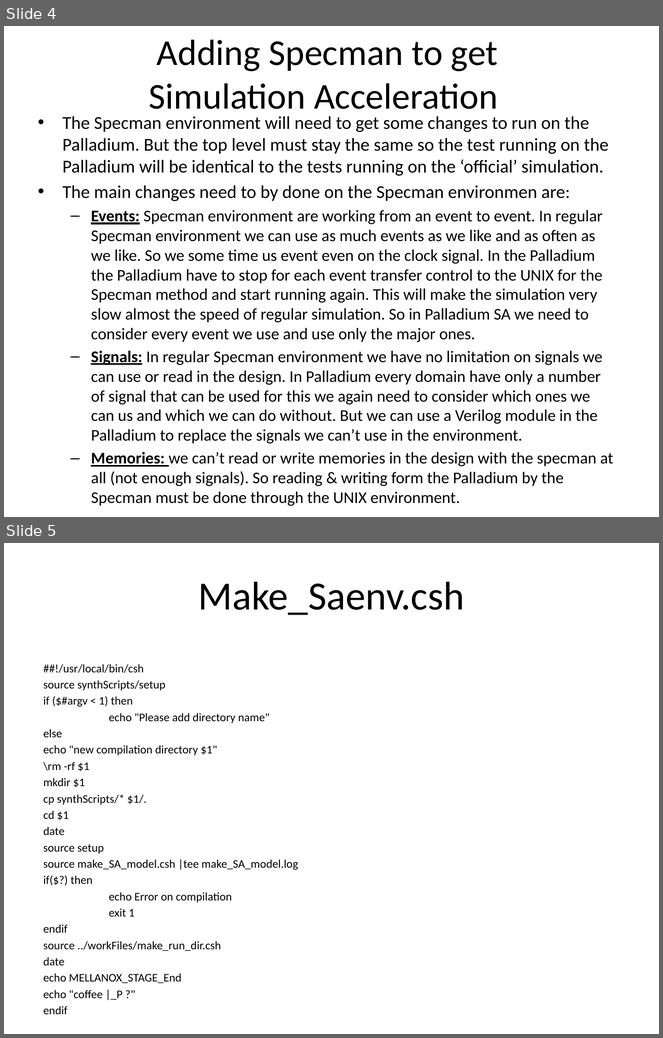
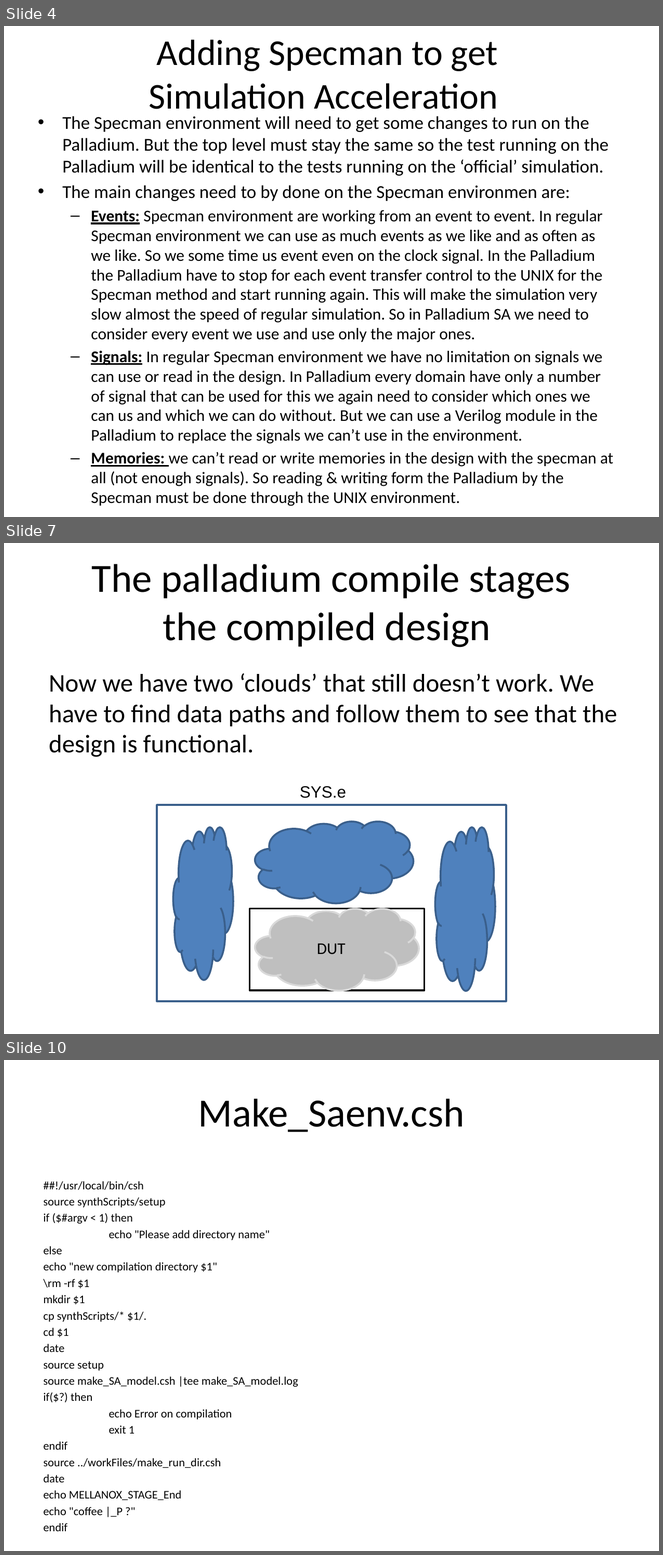
Before and after one commit to zahike/Palladium, a slide deck: Simulation Acceleration tutoria.pptx. Shown one above the other, each under a label of ours: slides 4 and 5 before the commit, slides 4, 7 and 10 after it; the slides between them are not shown. The pictures are 663x1038 and 663x1555 pixels, drawn with LibreOffice and Linux fonts; fonts in the diff are those of the drawing. Boxes give left, top, right and bottom in pixels: in the first picture for what was removed or moved away, otherwise in the second. Text is boxed around its words. In the diff, an @@ line names an element or a change of style, - is before the commit and + after.

```diff
--- a/Simulation Acceleration tutoria.pptx
+++ b/Simulation Acceleration tutoria.pptx
@@ slide 7 added at [4,543,659,1034], background #FFFFFF @@
@@ title added at [92,564,571,648], 44 pt, text #000000 @@
+The palladium compile stages
+the compiled design
@@ text added at [49,674,617,757], 28 pt, text #000000 @@
+Now we have two ‘clouds’ that still doesn’t work. We have to find data paths and follow them to see that the design is functional.
@@ text added at [300,786,346,798], 18 pt, text #000000 @@
+SYS.e
@@ rectangle added at [157,805,506,1002], outline #3A5F8C 2 pt @@
@@ cloud added at [255,822,414,903], fill #4F81BD, outline #3A5F8C 2 pt @@
@@ cloud added at [173,827,233,979], fill #4F81BD, outline #3A5F8C 2 pt @@
@@ cloud added at [435,827,495,991], fill #4F81BD, outline #3A5F8C 2 pt @@
@@ rectangle added at [249,909,425,991], outline #000000 2 pt @@
@@ cloud added at [255,909,419,991], fill #BFBFBF, outline #D9D9D9 2 pt, 18 pt, text #000000 @@
+DUT
@@ what was slide 5 is now slide 10 @@
```
Also in this commit, not shown: 4 other slides added.
